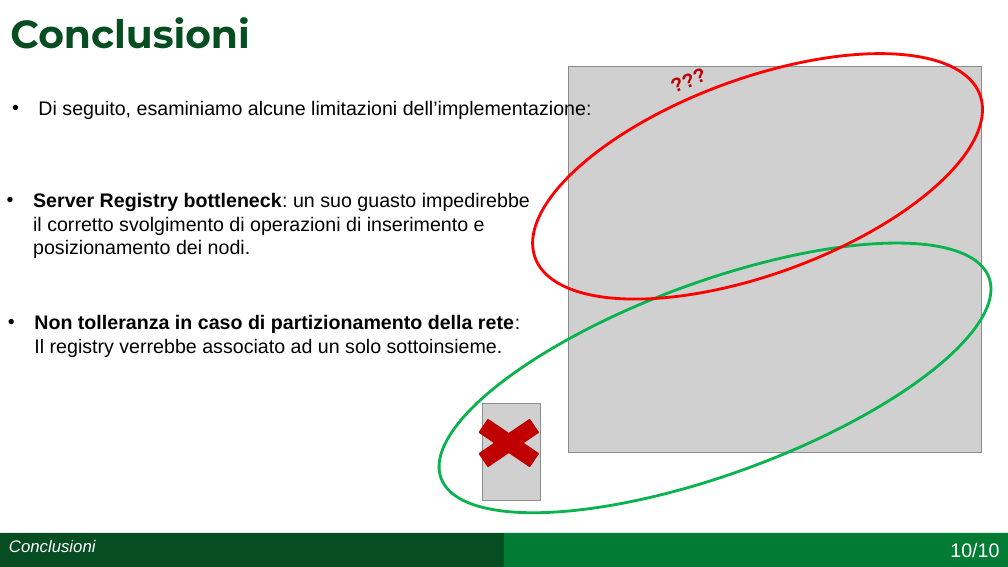
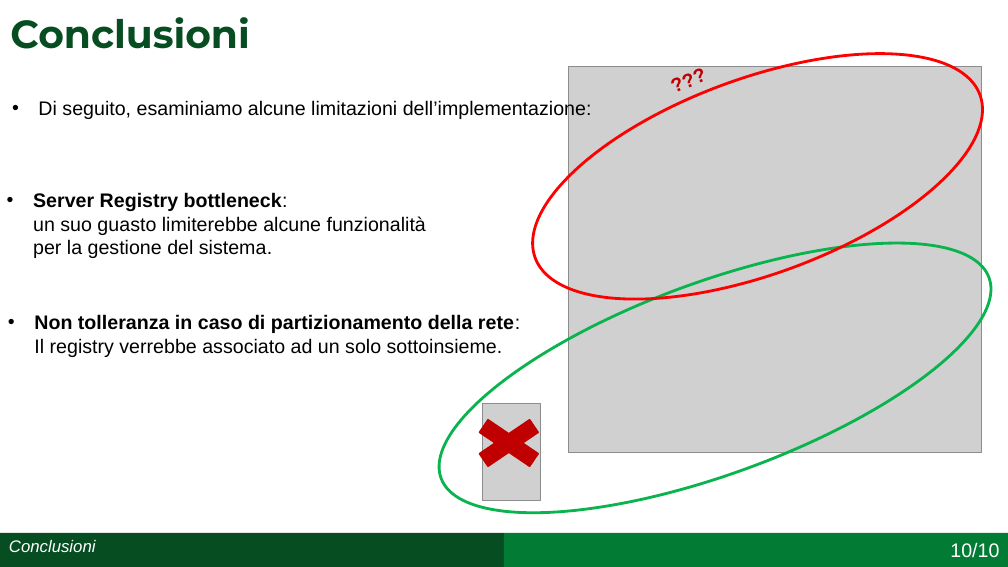
Before and after one commit to simonefesta/Chord_SDCC, a slide deck: slide 17 of Documentazione/Presentazione/Presentazione_Chord_Festa_0320408.pptx. Drawn at 1008x567 pixels with LibreOffice and Linux fonts; fonts in the diff are those of the drawing; grey boxes stand for pictures. Boxes give left, top, right and bottom in pixels: in the first picture for what was removed or moved away, otherwise in the second. Text is boxed around its words. In the diff, an @@ line names an element or a change of style, - is before the commit and + after.

```diff
--- a/Documentazione/Presentazione/Presentazione_Chord_Festa_0320408.pptx
+++ b/Documentazione/Presentazione/Presentazione_Chord_Festa_0320408.pptx
@@ text at [33, 192, 426, 258]: text changed @@
-• Server Registry bottleneck: un suo guasto impedirebbe
-  il corretto svolgimento di operazioni di inserimento e
-  posizionamento dei nodi.
+• Server Registry bottleneck:
+  un suo guasto limiterebbe alcune funzionalità
+  per la gestione del sistema.
```
Also in this commit, not shown: 10 other slides changed, 1 other file.
